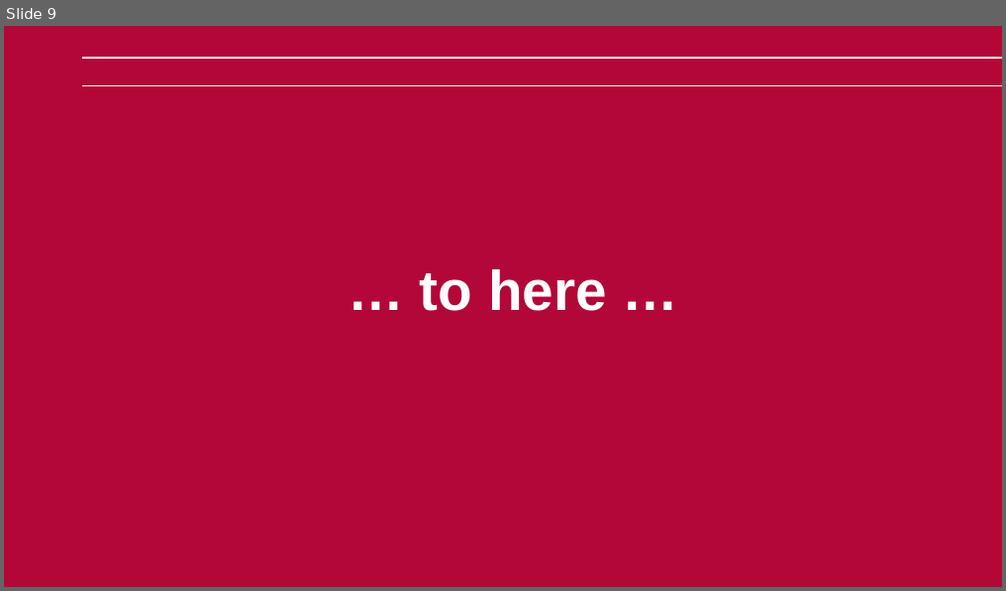
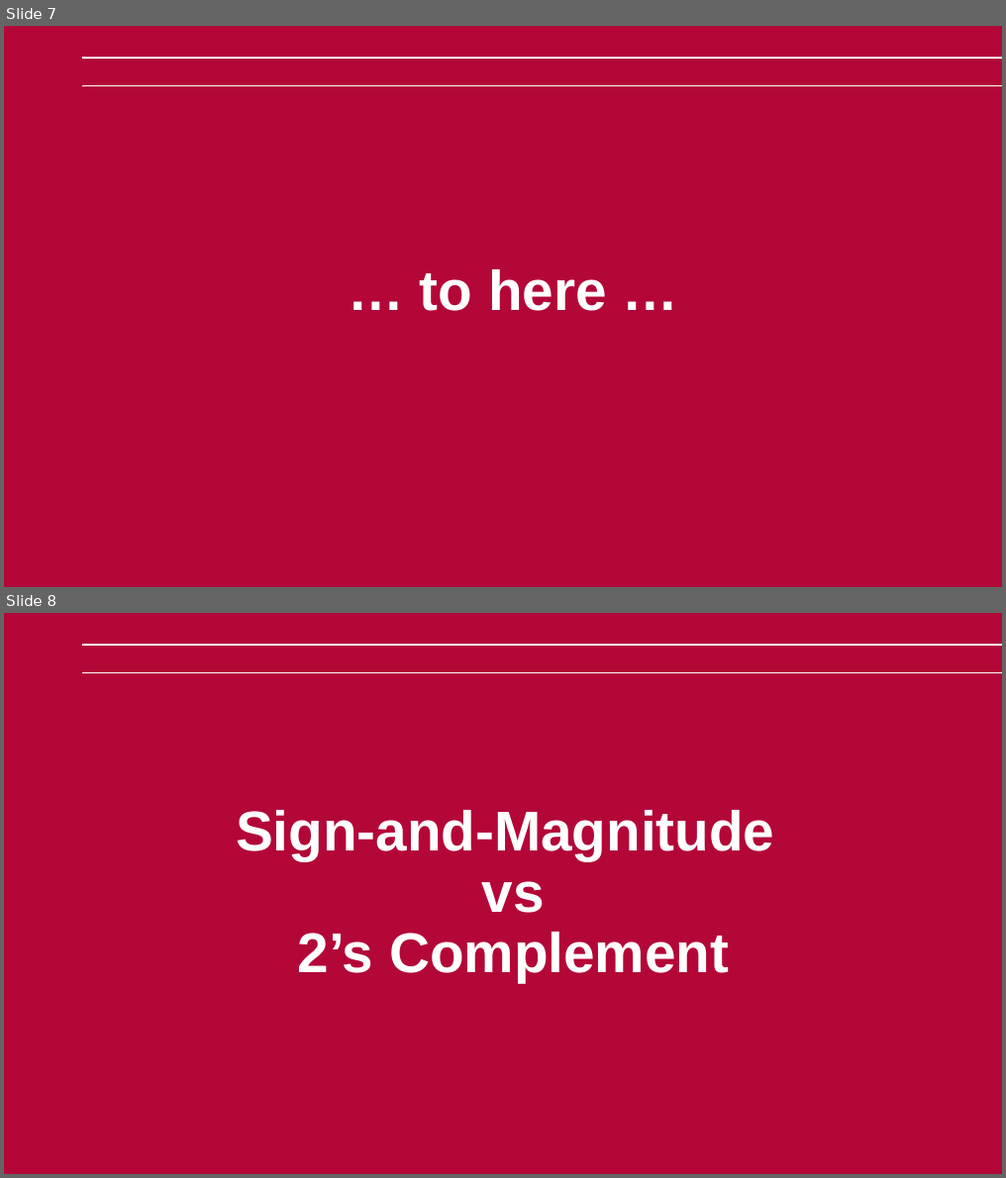
Before and after one commit to mikegrace2/CSEN20-Fall2026-Course-Website, a slide deck: Week01_IntroAndBinaryNumbers/Ch02_BinaryNumbers_V4.pptx. Shown one above the other, each under a label of ours: slide 9 before the commit, slides 7 and 8 after it. The pictures are 1006x591 and 1006x1178 pixels, drawn with LibreOffice and Linux fonts; fonts in the diff are those of the drawing; background and template pictures are left out. Boxes give left, top, right and bottom in pixels: in the first picture for what was removed or moved away, otherwise in the second. Text is boxed around its words. In the diff, an @@ line names an element or a change of style, - is before the commit and + after.

```diff
--- a/Week01_IntroAndBinaryNumbers/Ch02_BinaryNumbers_V4.pptx
+++ b/Week01_IntroAndBinaryNumbers/Ch02_BinaryNumbers_V4.pptx
@@ slide 8 added at box(4, 613, 1002, 1174), background #B30738; not listed: 2 template elements that a slide beside it also shows @@
@@ title added at box(236, 810, 774, 982), 54 pt, text #FFFFFF, bold @@
+Sign-and-Magnitude
+vs
+2’s Complement
@@ what was slide 9 is now slide 7 @@
```
Also in this commit, not shown: 10 slides changed, 1 other slide added.
